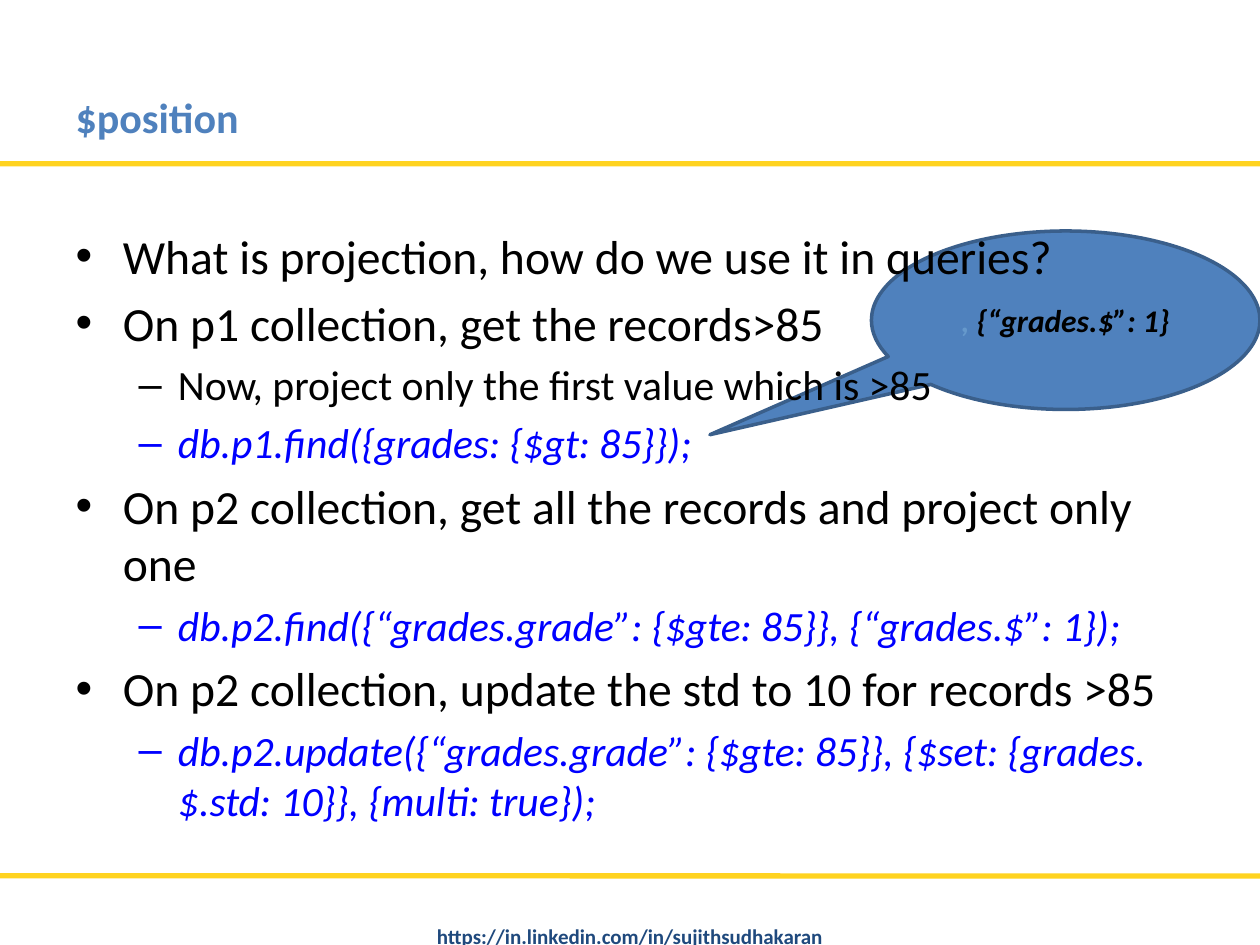
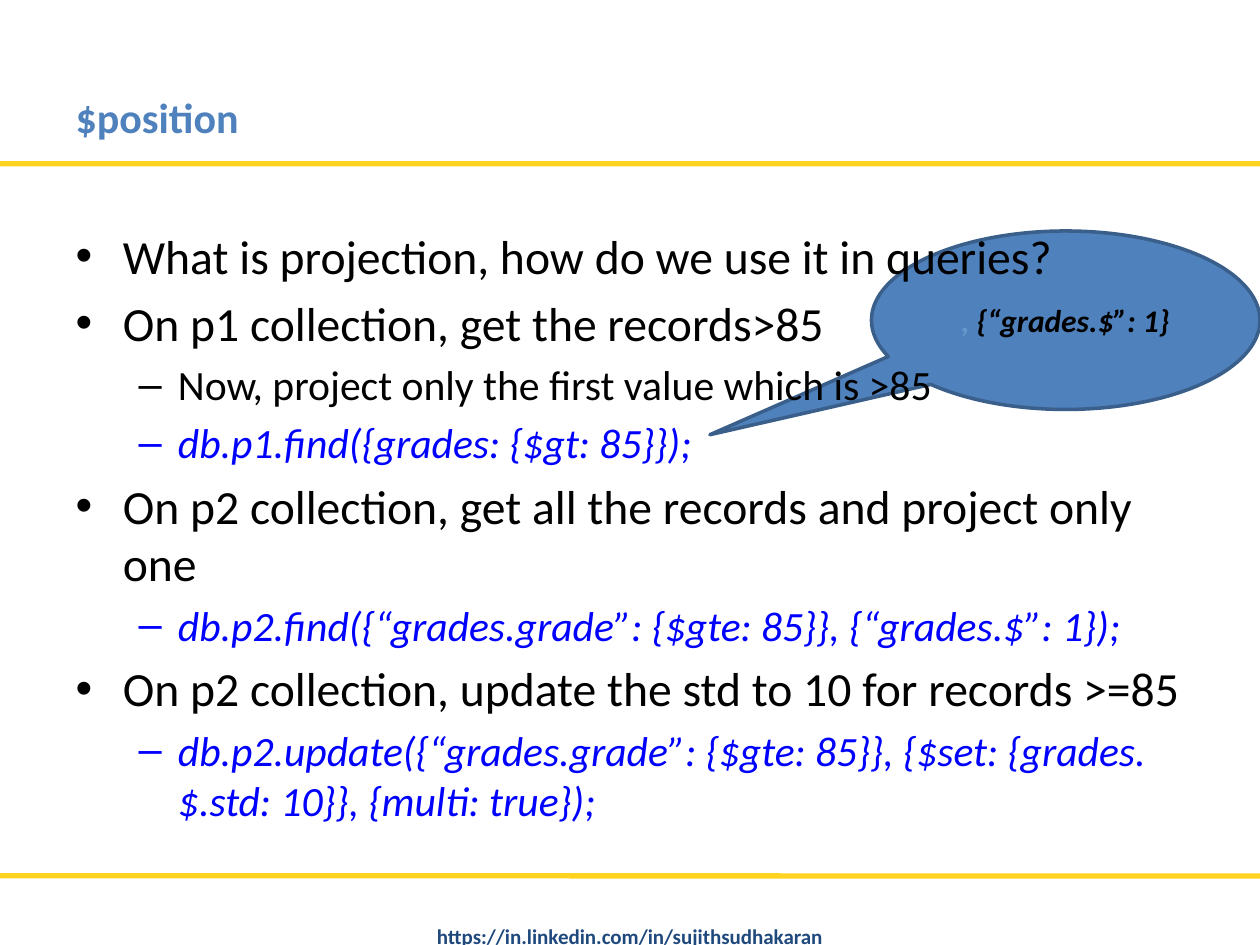
Before and after one commit to nitinmlvya/mongodb-tips-and-advfeatures, a slide deck: slide 5 of MongoDB Tips and Advance Features.pptx. Drawn at 1260x945 pixels with LibreOffice and Linux fonts; fonts in the diff are those of the drawing; background and template pictures are left out. Boxes give left, top, right and bottom in pixels: in the first picture for what was removed or moved away, otherwise in the second. Text is boxed around its words. In the diff, an @@ line names an element or a change of style, - is before the commit and + after.

```diff
--- a/MongoDB Tips and Advance Features.pptx
+++ b/MongoDB Tips and Advance Features.pptx
@@ text at [123, 673, 1179, 714]: text changed @@
-• On p2 collection, update the std to 10 for records >85
+• On p2 collection, update the std to 10 for records >=85
```
Also in this commit, not shown: 4 other slides changed, 3 other files.
